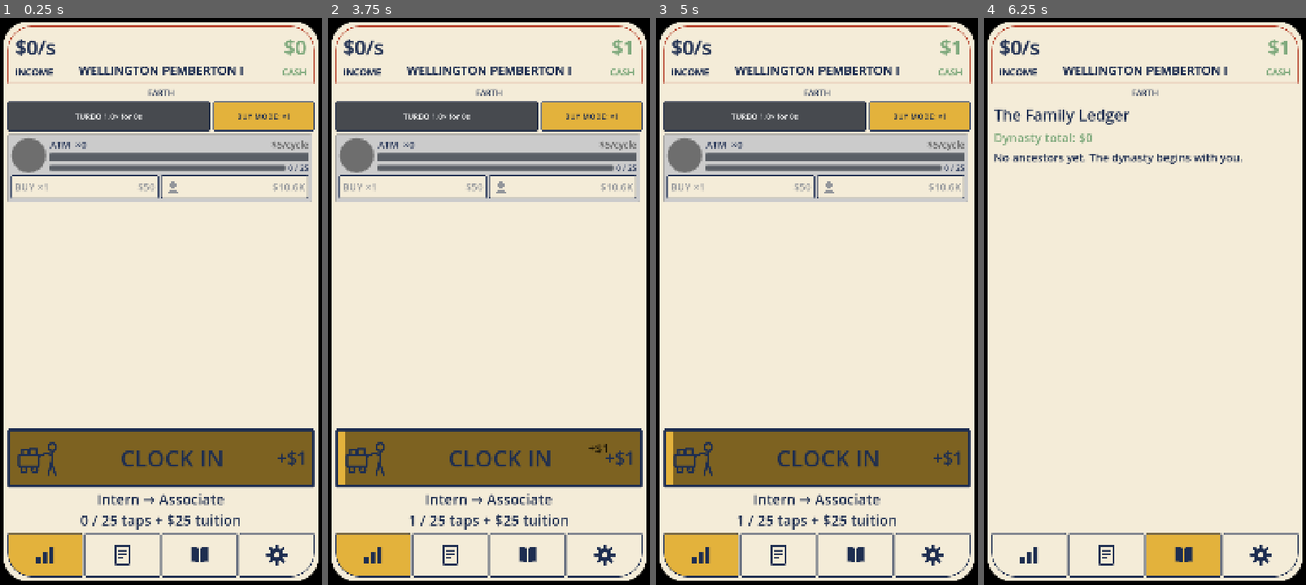
Above: before the commit, frames 1-4 (left to right).
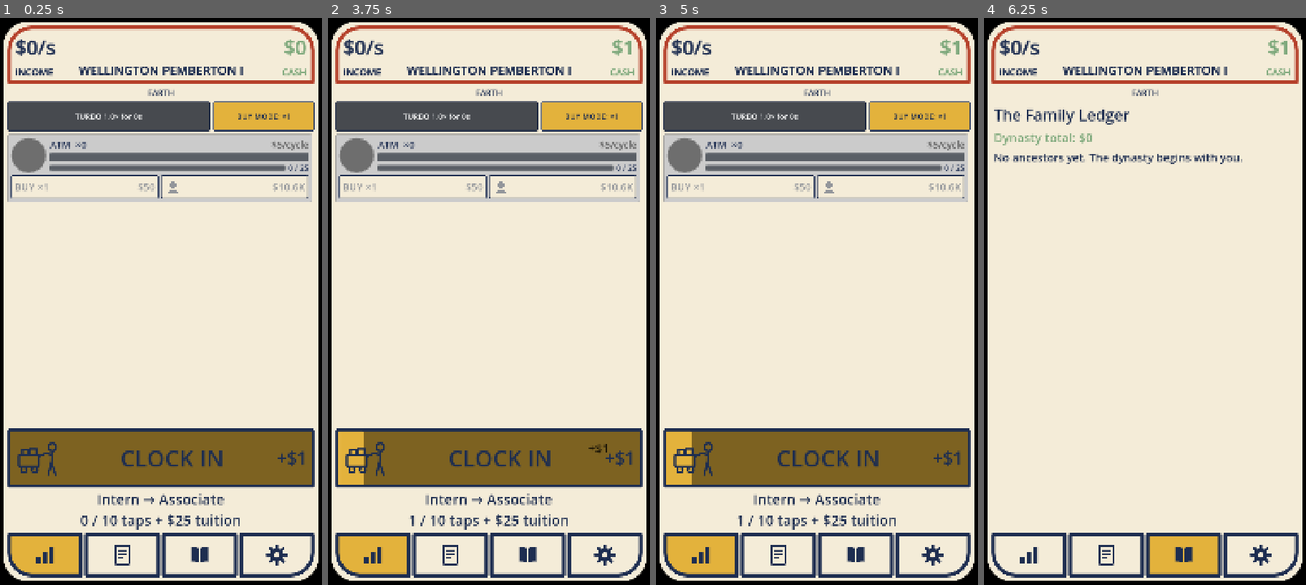
Above: after the commit, the same moments.

Repository: TimGoergen/american-tycoon
Game: Godot game, scene res://Main.tscn
Two runs of this game, one before a commit and one after it. Both use one fixed random seed, a clock stepped at 60 frames per second and the inputs below.
Inputs (mouse positions are in pixels of both pictures, inside the frame that each line leads up to):
- Up to frame 1 (0.25 s): no input
- Up to frame 2 (3.75 s): click "BUY MODE: ×1" at 0.5 s; click "BUY MODE: ×10" at 1.25 s; click "BUY MODE: ×100" at 2 s; click "BUY MODE: MAX" at 2.75 s; click (489, 460) at 3.5 s
- Up to frame 3 (5 s): click (701, 556) at 4.27 s
- Up to frame 4 (6.25 s): click (1106, 556) at 5.02 s; click (1183, 556) at 5.77 s

The runs differ from the first frame. In frame 1, 2.8% of the frame differs, in the area x 2-98%, y 1-99%; in frame 2, 3.2%; in frame 3, 3.2%; in frame 4, 2.7%.

Commit message:
balance + ui: title threshold = 10 taps, +10 per 10 levels; thicker panel/tab outlines
- Wage promotions now need 10 taps each for levels 1-10, 20 each for 11-20, 30 each for
  21+ (cumulative 10..100..300..360). Tuition still doubles; start is /tap.
- Income panel and tab button outlines +300% (3 -> 12px).

Co-Authored-By: Claude Opus 4.8 <noreply@anthropic.com>

Diff:
--- a/game/config/titles/02_associate.tres
+++ b/game/config/titles/02_associate.tres
@@ -6,5 +6,5 @@
 script = ExtResource("1")
 title_name = "Associate"
 wage_per_tap = 5.0
-tap_threshold = 25
+tap_threshold = 10
 tuition = 25.0
--- a/game/config/titles/03_shift_supervisor.tres
+++ b/game/config/titles/03_shift_supervisor.tres
@@ -6,5 +6,5 @@
 script = ExtResource("1")
 title_name = "Shift Supervisor"
 wage_per_tap = 25.0
-tap_threshold = 60
+tap_threshold = 20
 tuition = 50.0
--- a/game/config/titles/04_assistant_manager.tres
+++ b/game/config/titles/04_assistant_manager.tres
@@ -6,5 +6,5 @@
 script = ExtResource("1")
 title_name = "Assistant Manager"
 wage_per_tap = 50.0
-tap_threshold = 105
+tap_threshold = 30
 tuition = 100.0
--- a/game/config/titles/05_manager.tres
+++ b/game/config/titles/05_manager.tres
@@ -6,5 +6,5 @@
 script = ExtResource("1")
 title_name = "Manager"
 wage_per_tap = 100.0
-tap_threshold = 160
+tap_threshold = 40
 tuition = 200.0
--- a/game/config/titles/06_senior_manager.tres
+++ b/game/config/titles/06_senior_manager.tres
@@ -6,5 +6,5 @@
 script = ExtResource("1")
 title_name = "Senior Manager"
 wage_per_tap = 200.0
-tap_threshold = 225
+tap_threshold = 50
 tuition = 400.0
--- a/game/config/titles/07_department_head.tres
+++ b/game/config/titles/07_department_head.tres
@@ -6,5 +6,5 @@
 script = ExtResource("1")
 title_name = "Department Head"
 wage_per_tap = 400.0
-tap_threshold = 300
+tap_threshold = 60
 tuition = 800.0
--- a/game/config/titles/08_director.tres
+++ b/game/config/titles/08_director.tres
@@ -6,5 +6,5 @@
 script = ExtResource("1")
 title_name = "Director"
 wage_per_tap = 800.0
-tap_threshold = 385
+tap_threshold = 70
 tuition = 1600.0
--- a/game/config/titles/09_senior_director.tres
+++ b/game/config/titles/09_senior_director.tres
@@ -6,5 +6,5 @@
 script = ExtResource("1")
 title_name = "Senior Director"
 wage_per_tap = 1600.0
-tap_threshold = 480
+tap_threshold = 80
 tuition = 3200.0
--- a/game/config/titles/10_vice_president.tres
+++ b/game/config/titles/10_vice_president.tres
@@ -6,5 +6,5 @@
 script = ExtResource("1")
 title_name = "Vice President"
 wage_per_tap = 3200.0
-tap_threshold = 585
+tap_threshold = 90
 tuition = 6400.0
--- a/game/config/titles/11_senior_vice_president.tres
+++ b/game/config/titles/11_senior_vice_president.tres
@@ -6,5 +6,5 @@
 script = ExtResource("1")
 title_name = "Senior Vice President"
 wage_per_tap = 6400.0
-tap_threshold = 700
+tap_threshold = 100
 tuition = 12800.0
--- a/game/config/titles/12_executive_vice_president.tres
+++ b/game/config/titles/12_executive_vice_president.tres
@@ -6,5 +6,5 @@
 script = ExtResource("1")
 title_name = "Executive Vice President"
 wage_per_tap = 12800.0
-tap_threshold = 825
+tap_threshold = 120
 tuition = 25600.0
--- a/game/config/titles/13_managing_director.tres
+++ b/game/config/titles/13_managing_director.tres
@@ -6,5 +6,5 @@
 script = ExtResource("1")
 title_name = "Managing Director"
 wage_per_tap = 25600.0
-tap_threshold = 960
+tap_threshold = 140
 tuition = 51200.0
--- a/game/config/titles/14_partner.tres
+++ b/game/config/titles/14_partner.tres
@@ -6,5 +6,5 @@
 script = ExtResource("1")
 title_name = "Partner"
 wage_per_tap = 51200.0
-tap_threshold = 1105
+tap_threshold = 160
 tuition = 102400.0
--- a/game/config/titles/15_senior_partner.tres
+++ b/game/config/titles/15_senior_partner.tres
@@ -6,5 +6,5 @@
 script = ExtResource("1")
 title_name = "Senior Partner"
 wage_per_tap = 102400.0
-tap_threshold = 1260
+tap_threshold = 180
 tuition = 204800.0
--- a/game/config/titles/16_chief_operating_officer.tres
+++ b/game/config/titles/16_chief_operating_officer.tres
@@ -6,5 +6,5 @@
 script = ExtResource("1")
 title_name = "Chief Operating Officer"
 wage_per_tap = 204800.0
-tap_threshold = 1425
+tap_threshold = 200
 tuition = 409600.0
--- a/game/config/titles/17_chief_financial_officer.tres
+++ b/game/config/titles/17_chief_financial_officer.tres
@@ -6,5 +6,5 @@
 script = ExtResource("1")
 title_name = "Chief Financial Officer"
 wage_per_tap = 409600.0
-tap_threshold = 1600
+tap_threshold = 220
 tuition = 819200.0
--- a/game/config/titles/18_chief_executive_officer.tres
+++ b/game/config/titles/18_chief_executive_officer.tres
@@ -6,5 +6,5 @@
 script = ExtResource("1")
 title_name = "Chief Executive Officer"
 wage_per_tap = 819200.0
-tap_threshold = 1785
+tap_threshold = 240
 tuition = 1638400.0
--- a/game/config/titles/19_president.tres
+++ b/game/config/titles/19_president.tres
@@ -6,5 +6,5 @@
 script = ExtResource("1")
 title_name = "President"
 wage_per_tap = 1638400.0
-tap_threshold = 1980
+tap_threshold = 260
 tuition = 3276800.0
--- a/game/config/titles/20_chairman.tres
+++ b/game/config/titles/20_chairman.tres
@@ -6,5 +6,5 @@
 script = ExtResource("1")
 title_name = "Chairman"
 wage_per_tap = 3276800.0
-tap_threshold = 2185
+tap_threshold = 280
 tuition = 6553600.0
--- a/game/config/titles/21_founder.tres
+++ b/game/config/titles/21_founder.tres
@@ -6,5 +6,5 @@
 script = ExtResource("1")
 title_name = "Founder"
 wage_per_tap = 6553600.0
-tap_threshold = 2400
+tap_threshold = 300
 tuition = 13107200.0
--- a/game/config/titles/22_magnate.tres
+++ b/game/config/titles/22_magnate.tres
@@ -6,5 +6,5 @@
 script = ExtResource("1")
 title_name = "Magnate"
 wage_per_tap = 13107200.0
-tap_threshold = 2625
+tap_threshold = 330
 tuition = 26214400.0
--- a/game/config/titles/23_tycoon.tres
+++ b/game/config/titles/23_tycoon.tres
@@ -6,5 +6,5 @@
 script = ExtResource("1")
 title_name = "Tycoon"
 wage_per_tap = 26214400.0
-tap_threshold = 2860
+tap_threshold = 360
 tuition = 52428800.0
--- a/game/scripts/Main.gd
+++ b/game/scripts/Main.gd
@@ -519,7 +519,7 @@
 	var box := StyleBoxFlat.new()
 	box.bg_color = UiPalette.MUSTARD_GOLD if active else UiPalette.CREAM
 	box.border_color = UiPalette.NAVY
-	box.set_border_width_all(3)
+	box.set_border_width_all(12)  # outline +300% (3 -> 12) at Tim's request (2026-06-23)
 	box.set_corner_radius_all(4)
 	box.set_content_margin_all(12)
 	if index == 0:
--- a/game/scripts/ui/HeroStat.gd
+++ b/game/scripts/ui/HeroStat.gd
@@ -81,6 +81,7 @@
 func _ready() -> void:
 	var style := UiPalette.make_panel_style()
 	style.border_color = UiPalette.KETCHUP_RED  # the red ticket frame (§8)
+	style.set_border_width_all(12)  # outline +300% (3 -> 12) at Tim's request (2026-06-23)
 	# Round the TOP corners to nest inside the phone's rounded screen corners (Tim,
 	# 2026-06-22); the bottom corners keep the standard small radius.
 	style.corner_radius_top_left = UiPalette.SCREEN_CORNER_RADIUS
